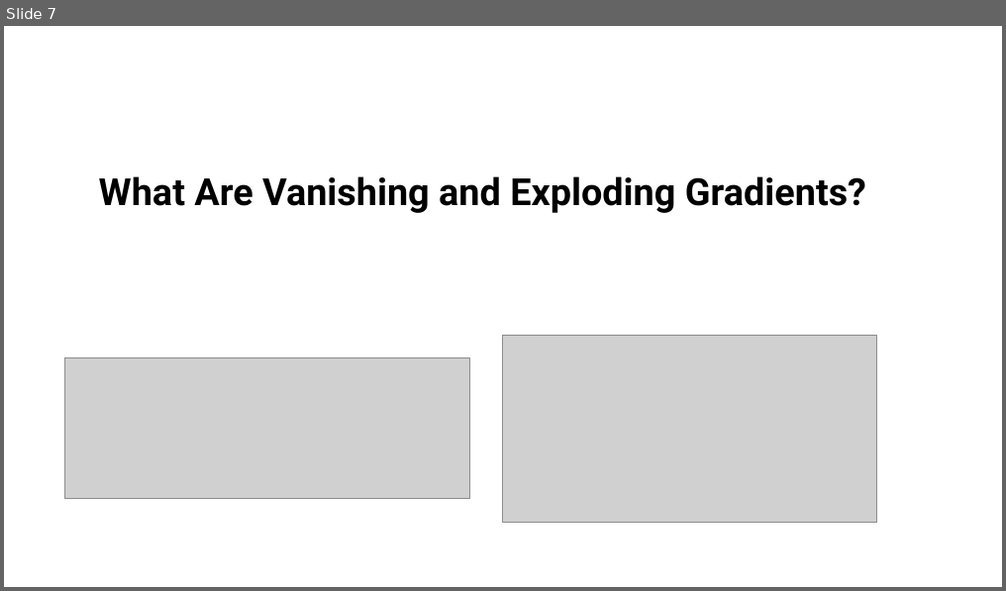
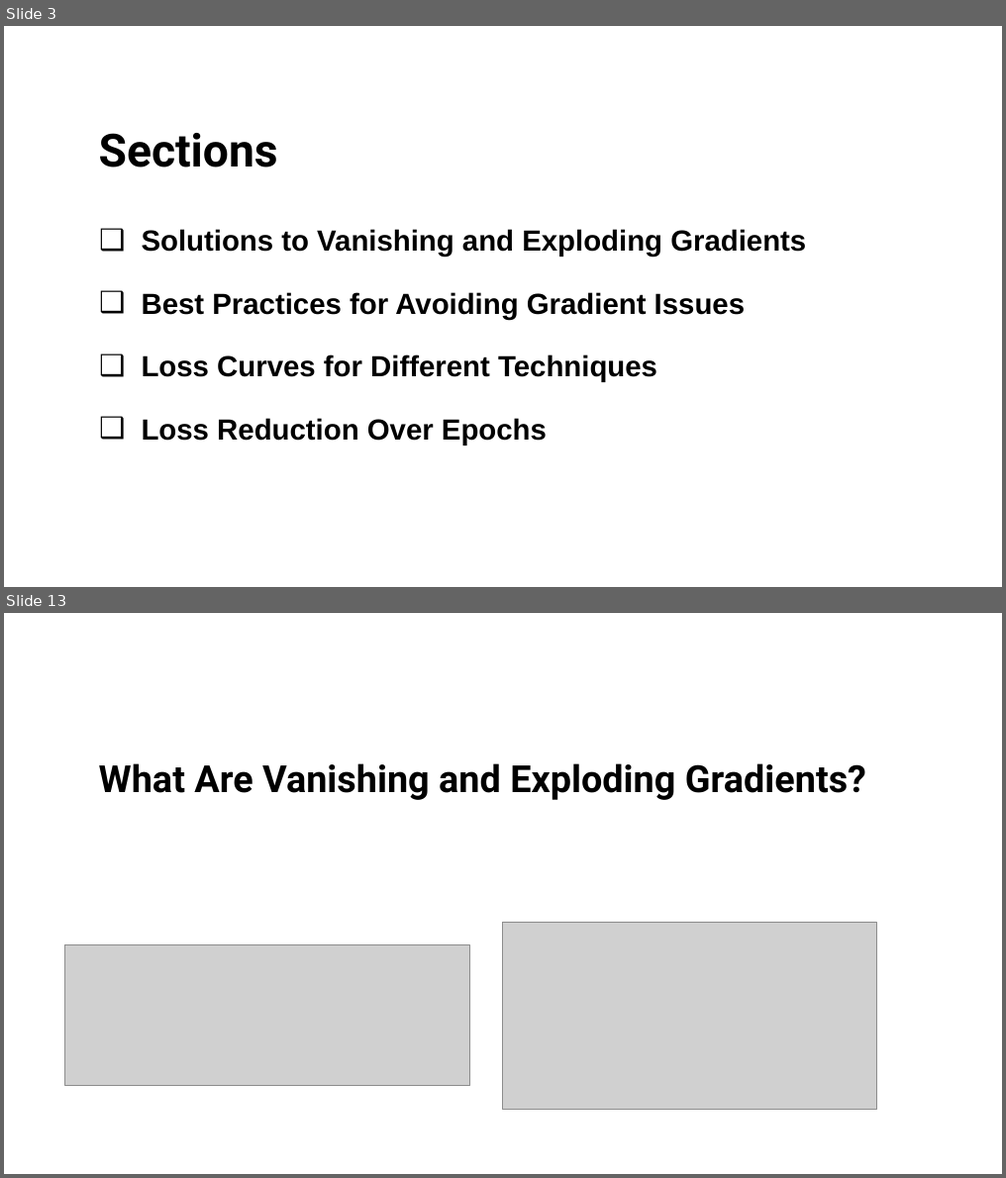
Before and after one commit to nazmul-nil/vanishing_gradients_tutorial_MLNN, a slide deck: tutorial/Vanishing_gradients.pptx. Shown one above the other, each under a label of ours: slide 7 before the commit, slides 3 and 13 after it; the slides between them are not shown. The pictures are 1006x591 and 1006x1178 pixels, drawn with LibreOffice and Linux fonts; fonts in the diff are those of the drawing; grey boxes stand for pictures. Boxes give left, top, right and bottom in pixels: in the first picture for what was removed or moved away, otherwise in the second. Text is boxed around its words. In the diff, an @@ line names an element or a change of style, - is before the commit and + after.

```diff
--- a/tutorial/Vanishing_gradients.pptx
+++ b/tutorial/Vanishing_gradients.pptx
@@ slide 3 added at (4,26,1002,587), background #FFFFFF @@
@@ title added at (99,133,278,168), 44 pt, text #000000, bold @@
+Sections
@@ text added at (142,229,806,446), 28 pt, text #000000, bold @@
+❑ Solutions to Vanishing and Exploding Gradients
+❑ Best Practices for Avoiding Gradient Issues
+❑ Loss Curves for Different Techniques
+❑ Loss Reduction Over Epochs
@@ what was slide 7 is now slide 13 @@
```
Also in this commit, not shown: 19 slides changed, 9 other slides added, 3 other files.
